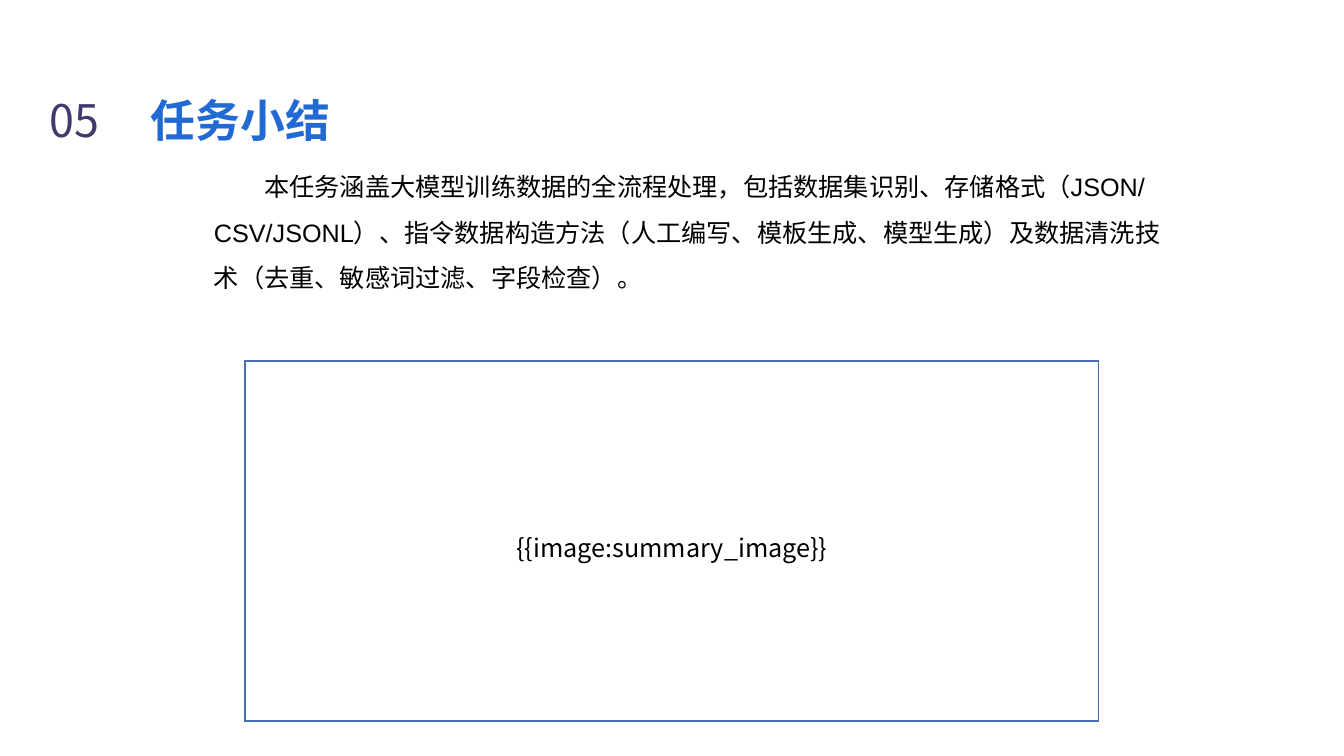
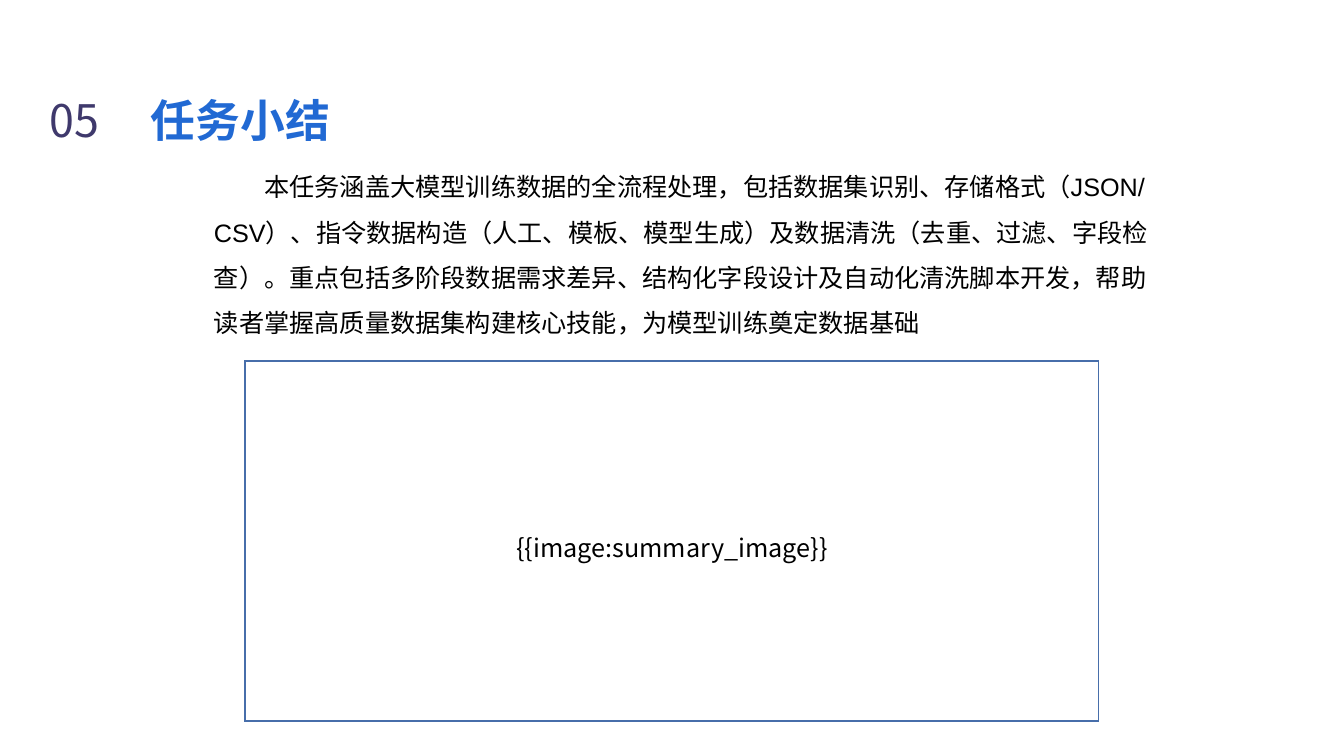
Before and after one commit to Silence1628/Ai_PPT, a slide deck: slide 14 of ppt_output/1.2_大模型公开数据集收集与指令数据构造.pptx. Drawn at 1344x756 pixels with LibreOffice and Linux fonts; fonts in the diff are those of the drawing; background and template pictures are left out. Boxes give left, top, right and bottom in pixels: in the first picture for what was removed or moved away, otherwise in the second. Text is boxed around its words. In the diff, an @@ line names an element or a change of style, - is before the commit and + after.

```diff
--- a/ppt_output/1.2_大模型公开数据集收集与指令数据构造.pptx
+++ b/ppt_output/1.2_大模型公开数据集收集与指令数据构造.pptx
@@ text at [214, 174, 1148, 335]: text changed @@
-本任务涵盖大模型训练数据的全流程处理，包括数据集识别、存储格式（JSON/CSV/JSONL）、指令数据构造方法（人工编写、模板生成、模型生成）及数据清洗技术（去重、敏感词过滤、字段检查）。
+本任务涵盖大模型训练数据的全流程处理，包括数据集识别、存储格式（JSON/CSV）、指令数据构造（人工、模板、模型生成）及数据清洗（去重、过滤、字段检查）。重点包括多阶段数据需求差异、结构化字段设计及自动化清洗脚本开发，帮助读者掌握高质量数据集构建核心技能，为模型训练奠定数据基础
```
Also in this commit, not shown: 6 other slides changed, 29 other files.
